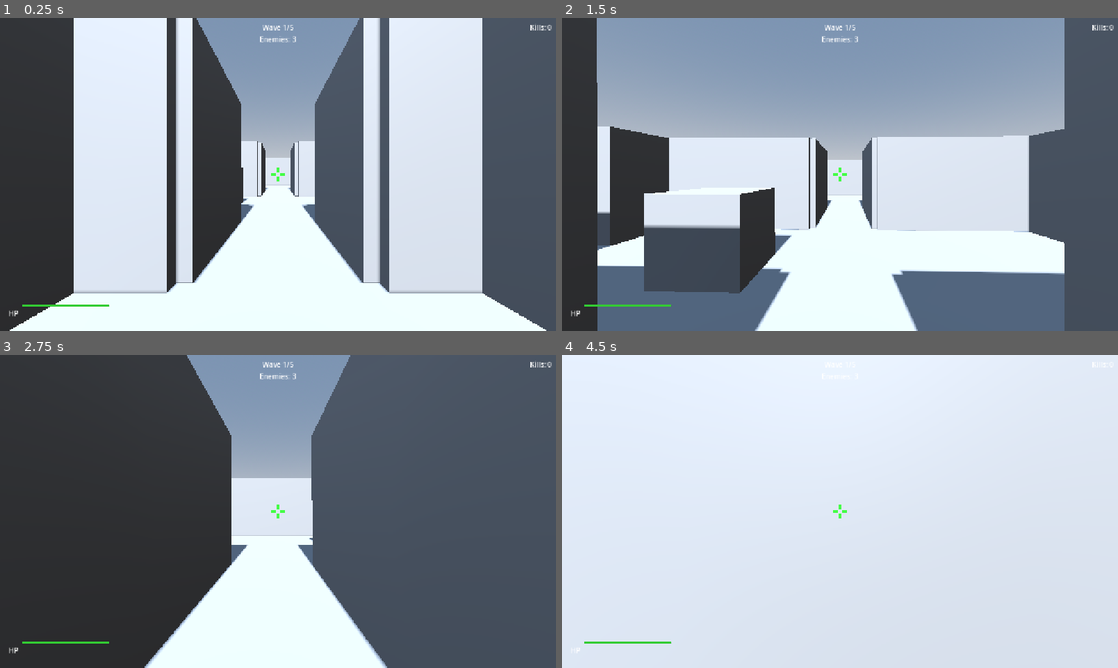
Above: before the commit, frames 1-4 (two rows, left to right).
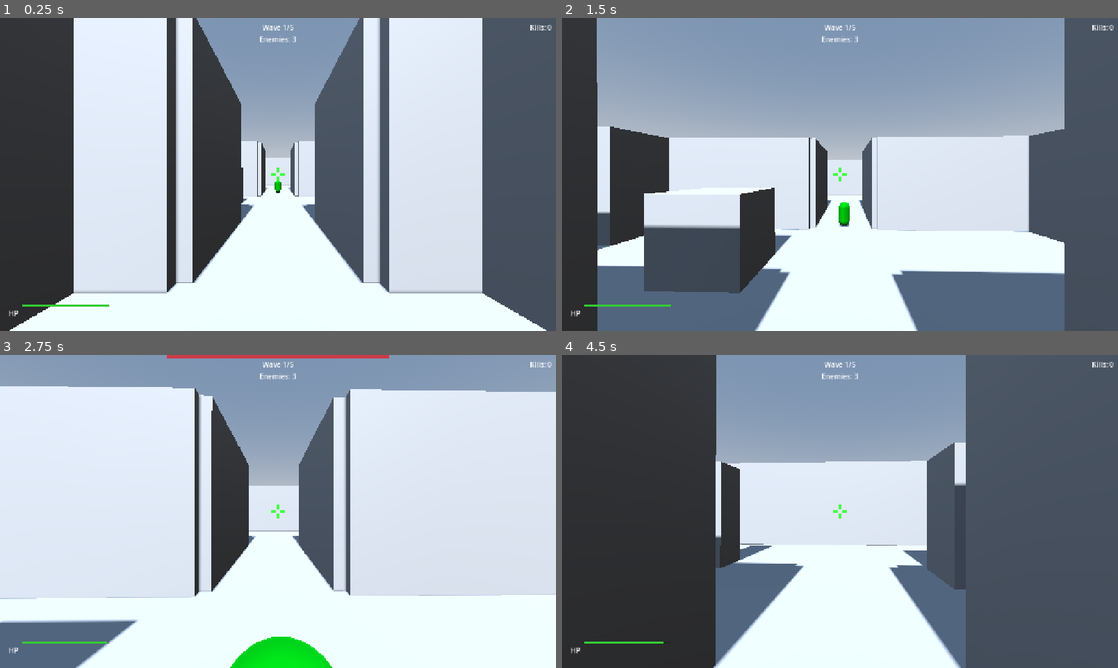
Above: after the commit, the same moments.

Repository: yarlson/hollows
Game: Godot game, scene res://scenes/levels/labyrinth.tscn
Same seed, same stepped clock (60 frames per second), same inputs: the game is played once before the commit and once after it.
Inputs (mouse positions are in pixels of both pictures, inside the frame that each line leads up to):
- Up to frame 1 (0.25 s): no input
- Up to frame 2 (1.5 s): tap Enter at 0.5 s; move the mouse to (867, 174) at 0.52 s; press the mouse at (867, 174) at 0.53 s; hold W (move_forward) from 0.53 s (still down); tap Space (jump) at 0.77 s; move the mouse to (812, 174) at 1.27 s; release the mouse at (812, 174) at 1.28 s; click (812, 174) at 1.35 s
- Up to frame 3 (2.75 s): keep holding W (move_forward); tap Space (jump) at 1.52 s; move the mouse to (289, 505) at 2.02 s; press the mouse at (289, 505) at 2.03 s
- Up to frame 4 (4.5 s): keep holding W (move_forward); move the mouse to (834, 517) at 2.77 s; release the mouse at (834, 517) at 2.78 s; click (834, 517) at 2.85 s; tap Space (jump) at 3.02, 3.77 s; move the mouse to (878, 514) at 3.52 s; press the mouse at (878, 514) at 3.53 s; move the mouse to (795, 508) at 4.27 s; release the mouse at (795, 508) at 4.28 s; click (795, 508) at 4.35 s

The runs differ from the first frame. In frame 1, less than 0.1% of the frame differs, in the area x 49-51%, y 52-56%; in frame 2, 0.1%; in frame 3, 78%; in frame 4, 90%, in the area x 0-100%, y 0-100%.

Commit message:
Remove key-and-door progression system from labyrinth level to simplify game loop from exploration-based puzzle to pure combat survival, eliminating key pickup, door unlock, and exit trigger mechanics in favor of tracking enemy kills and focusing player experience on fighting placed enemies until death triggers restart

Diff:
--- a/scenes/levels/labyrinth.gd
+++ b/scenes/levels/labyrinth.gd
@@ -15,6 +15,18 @@
 	_player.damage_taken_from.connect(_hud.show_damage_direction)
 	_player.died.connect(_on_player_died)
 	_hud.restart_requested.connect(_on_restart)
+	_wire_enemies()
+
+
+func _wire_enemies() -> void:
+	for child: Node in $Enemies.get_children():
+		if child.has_signal(&"died"):
+			child.connect(&"died", _on_enemy_died)
+
+
+func _on_enemy_died() -> void:
+	_kills += 1
+	_hud.update_kills(_kills)
 
 
 func _process(delta: float) -> void:
--- a/scenes/levels/labyrinth.tscn
+++ b/scenes/levels/labyrinth.tscn
@@ -1,8 +1,12 @@
-[gd_scene load_steps=6 format=3]
+[gd_scene load_steps=10 format=3]
 
 [ext_resource type="Script" path="res://scenes/levels/labyrinth.gd" id="0_script"]
 [ext_resource type="PackedScene" path="res://scenes/player/player.tscn" id="1_player"]
 [ext_resource type="PackedScene" path="res://scenes/ui/hud.tscn" id="2_hud"]
+[ext_resource type="PackedScene" path="res://scenes/enemies/enemy.tscn" id="3_enemy"]
+[ext_resource type="PackedScene" path="res://scenes/enemies/enemy_runner.tscn" id="4_runner"]
+[ext_resource type="PackedScene" path="res://scenes/enemies/enemy_brute.tscn" id="5_brute"]
+[ext_resource type="PackedScene" path="res://scenes/pickups/health_pickup.tscn" id="6_health"]
 
 [sub_resource type="ProceduralSkyMaterial" id="ProceduralSkyMaterial_1"]
 
@@ -357,6 +361,34 @@
 collision_mask = 0
 size = Vector3(1, 3, 1)
 
+[node name="Enemies" type="Node3D" parent="."]
+
+[node name="Standard1" parent="Enemies" instance=ExtResource("3_enemy")]
+transform = Transform3D(1, 0, 0, 0, 1, 0, 0, 0, 1, -12, 0, 15)
+
+[node name="Standard2" parent="Enemies" instance=ExtResource("3_enemy")]
+transform = Transform3D(1, 0, 0, 0, 1, 0, 0, 0, 1, -14, 0, 12)
+
+[node name="Standard3" parent="Enemies" instance=ExtResource("3_enemy")]
+transform = Transform3D(1, 0, 0, 0, 1, 0, 0, 0, 1, 12, 0, 15)
+
+[node name="Runner1" parent="Enemies" instance=ExtResource("4_runner")]
+transform = Transform3D(1, 0, 0, 0, 1, 0, 0, 0, 1, 14, 0, 12)
+
+[node name="Runner2" parent="Enemies" instance=ExtResource("4_runner")]
+transform = Transform3D(1, 0, 0, 0, 1, 0, 0, 0, 1, 0, 0, 7)
+
+[node name="Brute1" parent="Enemies" instance=ExtResource("5_brute")]
+transform = Transform3D(1, 0, 0, 0, 1, 0, 0, 0, 1, 12, 0, 0)
+
+[node name="Pickups" type="Node3D" parent="."]
+
+[node name="HealthPickup1" parent="Pickups" instance=ExtResource("6_health")]
+transform = Transform3D(1, 0, 0, 0, 1, 0, 0, 0, 1, -10, 0.5, 14)
+
+[node name="HealthPickup2" parent="Pickups" instance=ExtResource("6_health")]
+transform = Transform3D(1, 0, 0, 0, 1, 0, 0, 0, 1, -6, 0.5, 1)
+
 [node name="Player" parent="." instance=ExtResource("1_player")]
 transform = Transform3D(1, 0, 0, 0, 1, 0, 0, 0, 1, 0, 0, 25)
 
Not shown, changed: docs/context/practices.md
Not shown, changed: docs/context/summary.md
Not shown, changed: docs/context/terminology.md
